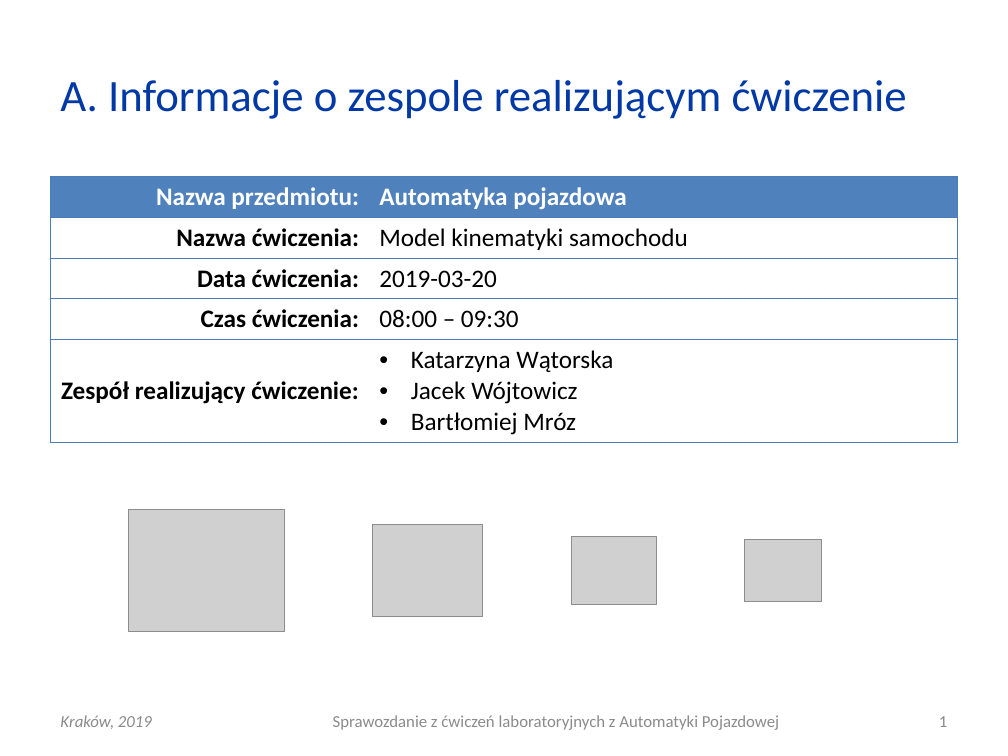
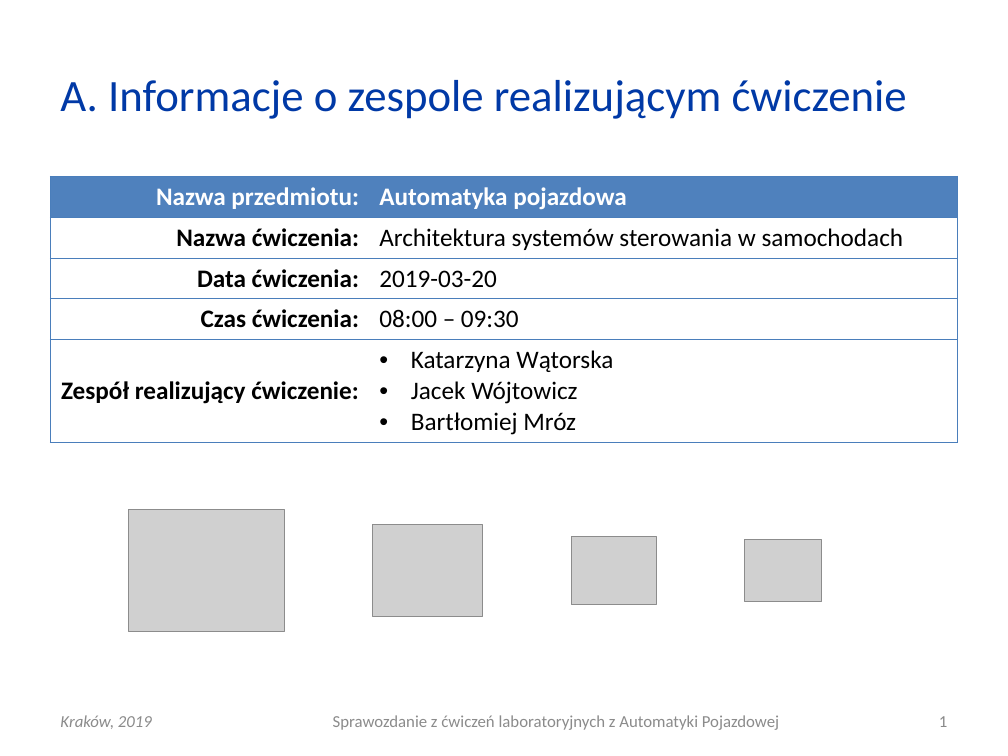
Before and after one commit to Katarzyna-W/AP, a slide deck: slide 1 of Lab4_architektura/AP_L04_20190320_0800_G01.pptx. Drawn at 1008x756 pixels with LibreOffice and Linux fonts; fonts in the diff are those of the drawing; grey boxes stand for pictures. Boxes give left, top, right and bottom in pixels: in the first picture for what was removed or moved away, otherwise in the second. Text is boxed around its words. In the diff, an @@ line names an element or a change of style, - is before the commit and + after.

```diff
--- a/Lab4_architektura/AP_L04_20190320_0800_G01.pptx
+++ b/Lab4_architektura/AP_L04_20190320_0800_G01.pptx
@@ table at box(50, 176, 958, 440) @@
-row 2, column 2: Model kinematyki samochodu
+row 2, column 2: Architektura systemów sterowania w samochodach
```
Also in this commit, not shown: 1 other slide changed.
